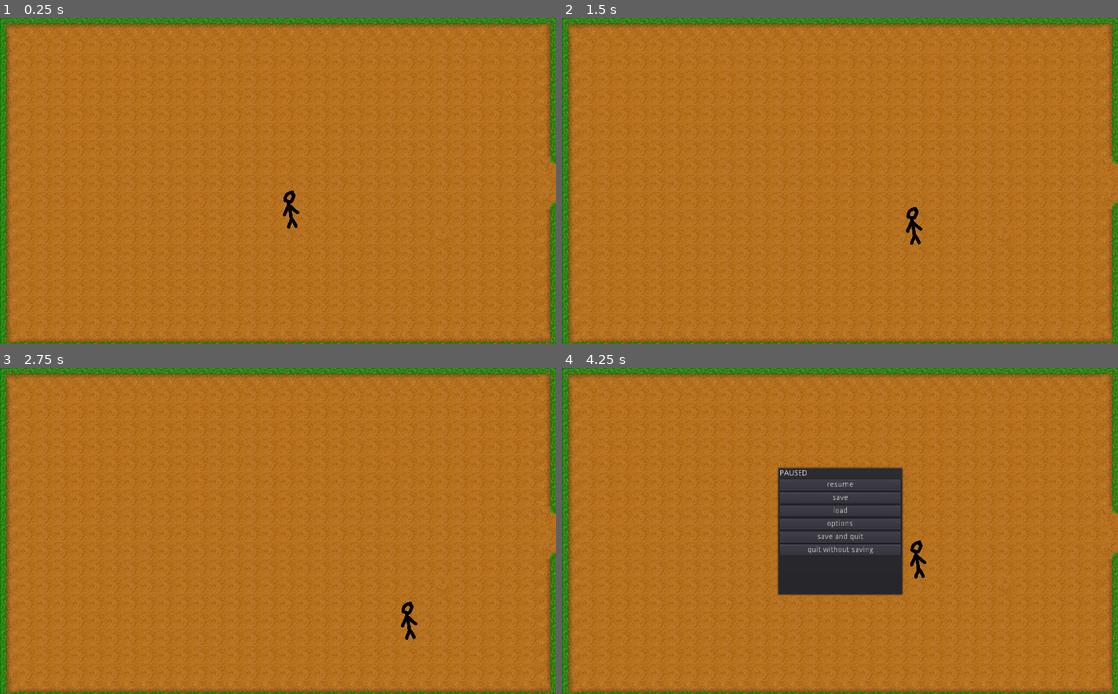
Above: before the commit, frames 1-4 (two rows, left to right).
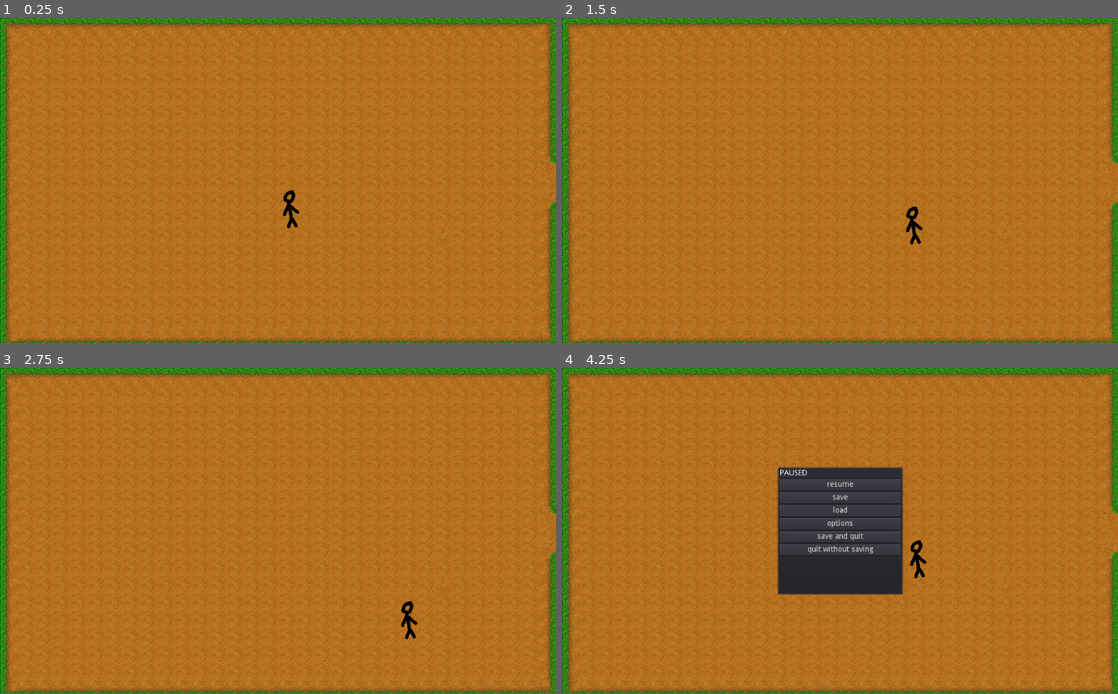
Above: after the commit, the same moments.

Repository: stoodleyc/farm
Game: Godot game, scene res://farm.tscn
Two runs of this game, one before a commit and one after it. Both use one fixed random seed, a clock stepped at 60 frames per second and the inputs below. The project has no main scene, so this scene is started directly.
Inputs:
- Up to frame 1 (0.25 s): no input
- Up to frame 2 (1.5 s): tap Enter at 0.5 s; hold D (move right) 0.53-1.28 s; hold S (move down) from 1.28 s (still down)
- Up to frame 3 (2.75 s): release S (move down) at 2.03 s; hold D (move right) from 2.03 s (still down)
- Up to frame 4 (4.25 s): release D (move right) at 2.78 s; hold W (move up) 2.78-3.53 s; hold A (move left) from 3.53 s (still down); tap Escape (pause) at 4.15 s
In our replay, the window is 800x469 before the commit and 800x468 after it. These sizes can differ from the game's own. Grey fills any space a smaller window leaves; there, only what the larger window draws over its background counts as a difference.

The runs differ from the first frame. In frame 1, 1.7% of the frame differs, in the area x 0-100%, y 2-100%; in frame 2, 1.7%; in frame 3, 1.7%; in frame 4, 2.2%.

Commit message:
pause

Diff:
--- /dev/null
+++ b/Quit.gd
@@ -0,0 +1,25 @@
+extends PopupPanel
+
+
+
+
+# Called when the node enters the scene tree for the first time.
+func _ready():
+	pass # Replace with function body.
+
+
+func _process(delta):
+	if Input.is_action_just_released("pause"):
+		visible = false
+
+
+func _on_quit_without_saving_pressed():
+	visible = true
+
+
+func _on_quit_pressed():
+	get_tree().quit()
+
+
+func _on_dont_quit_pressed():
+	visible = false
--- a/farm.tscn
+++ b/farm.tscn
@@ -51,6 +51,7 @@
 [node name="ground" type="TileMap" parent="."]
 tile_set = SubResource( 1 )
 cell_size = Vector2( 32, 32 )
+centered_textures = true
 format = 1
 tile_data = PoolIntArray( 0, 1610612736, 1, 1, -1073741824, 0, 2, -1073741824, 0, 3, -1073741824, 0, 4, -1073741824, 0, …(11208 unchanged characters)…
 __meta__ = {
@@ -94,3 +95,4 @@
 }
 
 [node name="pause" parent="." instance=ExtResource( 3 )]
+pause_mode = 2
--- a/options.gd
+++ b/options.gd
@@ -23,3 +23,8 @@
 		OS.window_fullscreen = true
 	else:
 			OS.window_fullscreen = false
+
+
+func _process(delta):
+	if Input.is_action_just_released("pause"):
+		visible = false
--- a/pause.gd
+++ b/pause.gd
@@ -15,8 +15,10 @@
 	if Input.is_action_just_released("pause"):
 		if visible == true:
 			visible = false
+			get_tree().paused = false
 		else:
 			visible = true
+			get_tree().paused = true
 
 
 func _on_resume_pressed():
--- a/pause.tscn
+++ b/pause.tscn
@@ -1,10 +1,10 @@
-[gd_scene load_steps=3 format=2]
+[gd_scene load_steps=4 format=2]
 
 [ext_resource path="res://pause.gd" type="Script" id=1]
 [ext_resource path="res://options.tscn" type="PackedScene" id=2]
+[ext_resource path="res://Quit.gd" type="Script" id=3]
 
 [node name="pause" type="PopupPanel"]
-visible = true
 anchor_left = 0.5
 anchor_top = 0.5
 anchor_right = 0.5
@@ -15,63 +15,109 @@
 margin_bottom = 117.5
 script = ExtResource( 1 )
 
-[node name="VBoxContainer" type="VBoxContainer" parent="."]
+[node name="pause vbox" type="VBoxContainer" parent="."]
 anchor_left = 0.5
 anchor_top = 0.5
 anchor_right = 0.5
 anchor_bottom = 0.5
-margin_left = -111.5
+margin_left = -115.5
 margin_top = -113.5
-margin_right = 111.5
+margin_right = 115.5
 margin_bottom = 113.5
 
-[node name="title" type="Label" parent="VBoxContainer"]
+[node name="title" type="Label" parent="pause vbox"]
 margin_right = 223.0
 margin_bottom = 14.0
 text = "PAUSED"
 
-[node name="resume" type="Button" parent="VBoxContainer"]
+[node name="resume" type="Button" parent="pause vbox"]
 margin_top = 18.0
 margin_right = 223.0
 margin_bottom = 38.0
 text = "resume"
 
-[node name="save" type="Button" parent="VBoxContainer"]
+[node name="save" type="Button" parent="pause vbox"]
 margin_top = 42.0
 margin_right = 223.0
 margin_bottom = 62.0
 text = "save"
 
-[node name="load" type="Button" parent="VBoxContainer"]
+[node name="load" type="Button" parent="pause vbox"]
 margin_top = 66.0
 margin_right = 223.0
 margin_bottom = 86.0
 text = "load"
 
-[node name="options" type="Button" parent="VBoxContainer"]
+[node name="options" type="Button" parent="pause vbox"]
 margin_top = 90.0
 margin_right = 223.0
 margin_bottom = 110.0
 text = "options"
 
-[node name="save and quit" type="Button" parent="VBoxContainer"]
+[node name="save and quit" type="Button" parent="pause vbox"]
 margin_top = 114.0
 margin_right = 223.0
 margin_bottom = 134.0
 text = "save and quit"
 
-[node name="quit without saving" type="Button" parent="VBoxContainer"]
+[node name="quit without saving" type="Button" parent="pause vbox"]
 margin_top = 138.0
 margin_right = 223.0
 margin_bottom = 158.0
 text = "quit without saving"
 
 [node name="options" parent="." instance=ExtResource( 2 )]
+margin_left = -115.5
+margin_top = -113.5
+margin_right = 115.5
+margin_bottom = 113.5
+
+[node name="Quit\?" type="PopupPanel" parent="."]
 visible = true
-margin_left = -131.0
-margin_top = -133.0
-margin_right = 131.0
-margin_bottom = 133.0
+anchor_left = 0.5
+anchor_top = 0.5
+anchor_right = 0.5
+anchor_bottom = 0.5
+margin_left = -115.5
+margin_top = -113.5
+margin_right = 115.5
+margin_bottom = 113.5
+script = ExtResource( 3 )
 
-[connection signal="pressed" from="VBoxContainer/resume" to="." method="_on_resume_pressed"]
-[connection signal="pressed" from="VBoxContainer/options" to="options" method="_on_options_pressed"]
+[node name="quit\? vbox" type="VBoxContainer" parent="Quit\?"]
+anchor_left = 0.5
+anchor_top = 0.5
+anchor_right = 0.5
+anchor_bottom = 0.5
+margin_left = -111.5
+margin_top = -109.5
+margin_right = 111.5
+margin_bottom = 109.5
+
+[node name="Label" type="Label" parent="Quit\?/quit\? vbox"]
+margin_right = 221.0
+margin_bottom = 31.0
+text = "WARNING:
+UNSAVED PROGRESS WILL BE LOST"
+
+[node name="quit\? hbox" type="HBoxContainer" parent="Quit\?/quit\? vbox"]
+margin_top = 35.0
+margin_right = 221.0
+margin_bottom = 55.0
+
+[node name="quit" type="Button" parent="Quit\?/quit\? vbox/quit\? hbox"]
+margin_right = 45.0
+margin_bottom = 20.0
+text = "QUIT"
+
+[node name="don\'t quit" type="Button" parent="Quit\?/quit\? vbox/quit\? hbox"]
+margin_left = 49.0
+margin_right = 102.0
+margin_bottom = 20.0
+text = "cancel"
+
+[connection signal="pressed" from="pause vbox/resume" to="." method="_on_resume_pressed"]
+[connection signal="pressed" from="pause vbox/options" to="options" method="_on_options_pressed"]
+[connection signal="pressed" from="pause vbox/quit without saving" to="Quit?" method="_on_quit_without_saving_pressed"]
+[connection signal="pressed" from="Quit?/quit? vbox/quit? hbox/quit" to="Quit?" method="_on_quit_pressed"]
+[connection signal="pressed" from="Quit?/quit? vbox/quit? hbox/don't quit" to="Quit?" method="_on_dont_quit_pressed"]
--- a/player.gd
+++ b/player.gd
@@ -1,18 +1,17 @@
 extends KinematicBody2D
 
-
-# Declare member variables here. Examples:
-# var a = 2
-# var b = "text"
 
 
 # Called when the node enters the scene tree for the first time.
 func _ready():
 	pass # Replace with function body.
 
+
 #variables for movement
 var velocity = Vector2.ZERO
 export (int) var walk = 2.5
+
+
 
 func _physics_process(delta):
 
--- a/project.godot
+++ b/project.godot
@@ -15,7 +15,7 @@
 
 [display]
 
-window/stretch/mode="2d"
+window/stretch/mode="viewport"
 
 [input]
 
